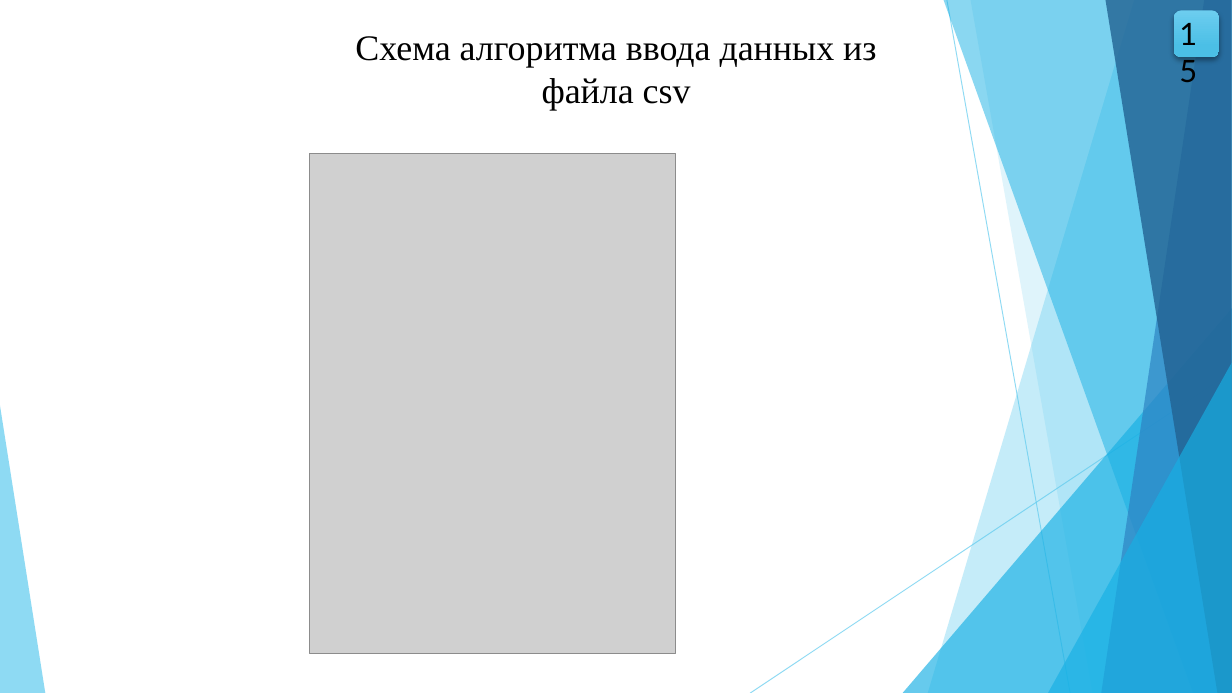
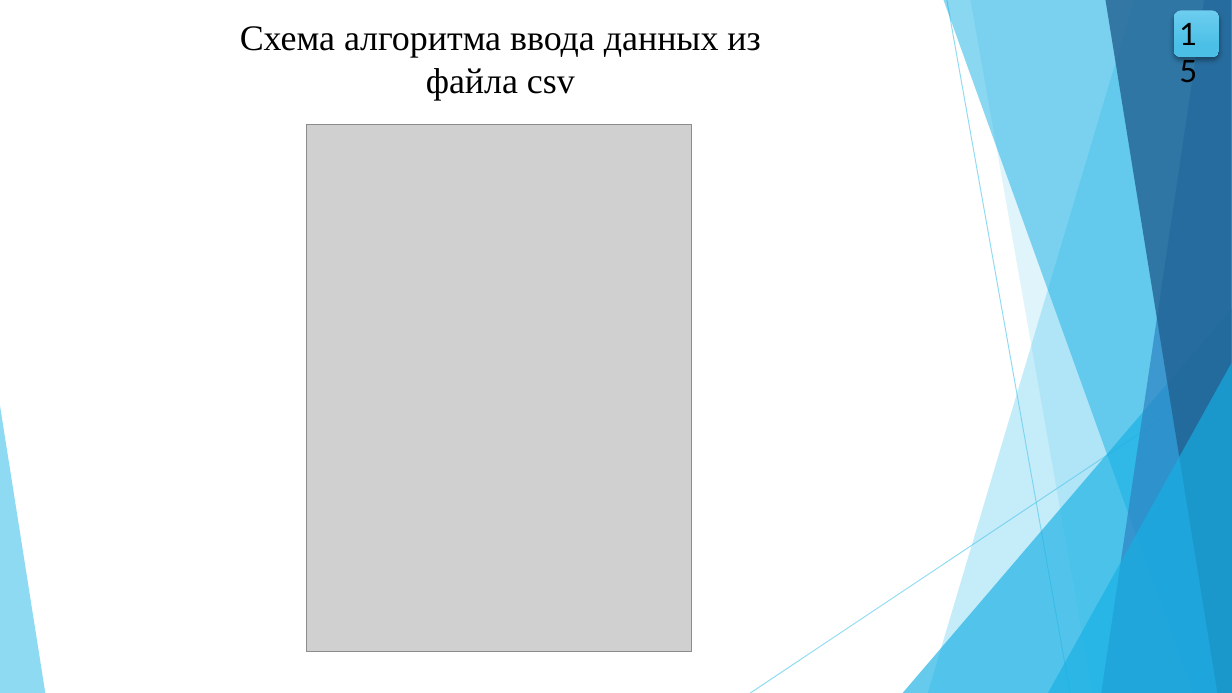
Before and after one commit to wolfufu/EpidemicModelsApp, a slide deck: slide 15 of VKR_Volkova_VMO41.pptx. Drawn at 1232x693 pixels with LibreOffice and Linux fonts; fonts in the diff are those of the drawing; grey boxes stand for pictures. Boxes give left, top, right and bottom in pixels: in the first picture for what was removed or moved away, otherwise in the second. Text is boxed around its words. In the diff, an @@ line names an element or a change of style, - is before the commit and + after.

```diff
--- a/VKR_Volkova_VMO41.pptx
+++ b/VKR_Volkova_VMO41.pptx
@@ text "Схема алгоритма ввода данных из ...": place and size @@
-text "Схема алгоритма ввода данных из ..." at (355,36,876,110)
+text "Схема алгоритма ввода данных из ..." at (240,26,760,101)
@@ picture: place and size @@
-picture at (310,153,676,654)
+picture at (306,125,691,653)
```
Also in this commit, not shown: 13 other slides changed, 13 other files.
